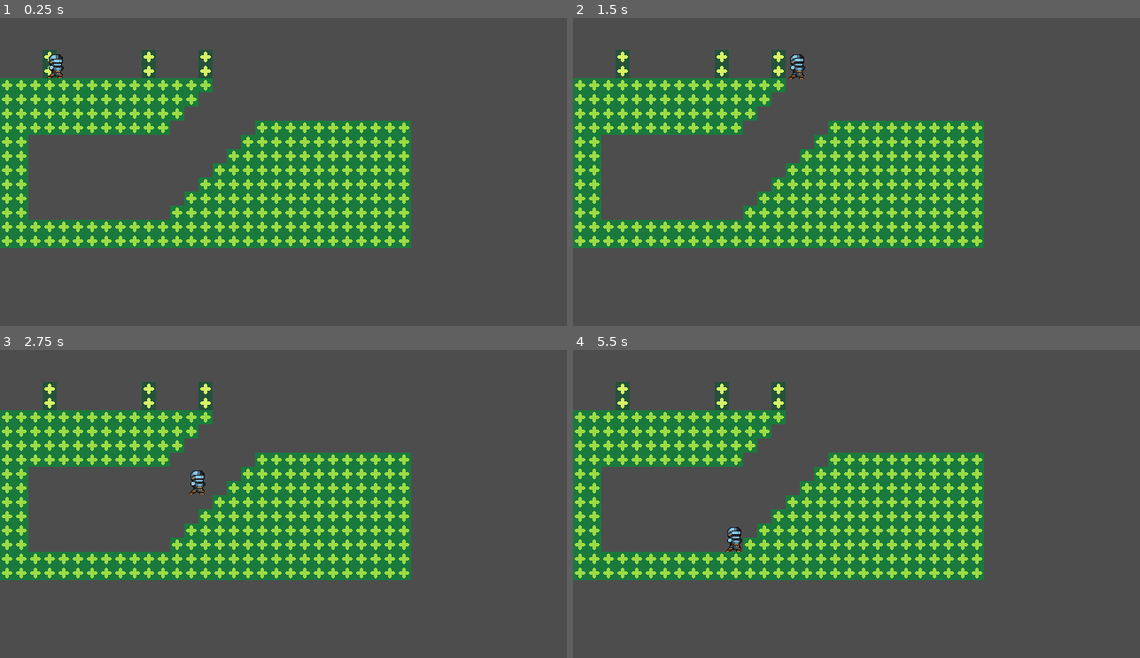
Above: before the commit, frames 1-4 (two rows, left to right).
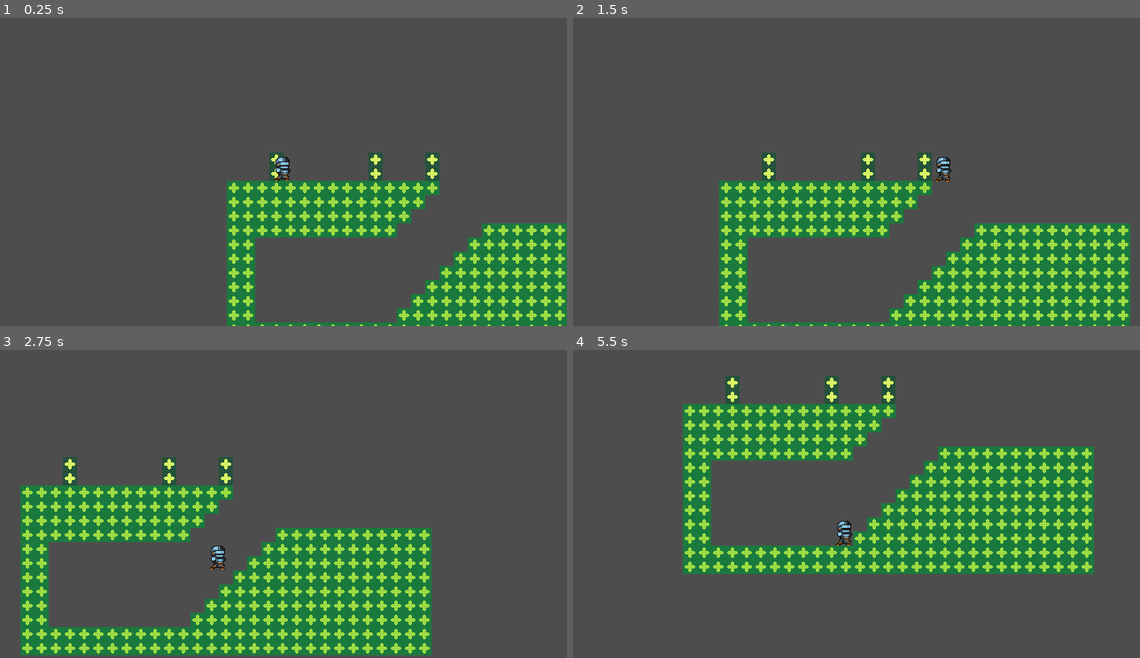
Above: after the commit, the same moments.

Repository: NullTheFool/Lesser-Knight
Game: Godot game, scene res://game.tscn
The game is run twice, just before and just after one commit, with the same random seed, the same clock (stepped at 60 frames per second) and the same inputs.
Inputs:
- Up to frame 1 (0.25 s): no input
- Up to frame 2 (1.5 s): tap Enter (ui_accept) at 0.5, 0.77 s; hold Right (ui_right) from 0.53 s (still down)
- Up to frame 3 (2.75 s): tap Enter (ui_accept) at 1.52 s; release Right (ui_right) at 2.03 s; hold Left (ui_left) from 2.03 s (still down)
- Up to frame 4 (5.5 s): release Left (ui_left) at 2.78 s; hold Right (ui_right) 2.78-4.28 s; tap Enter (ui_accept) at 3.02, 3.77, 4.52 s; hold Left (ui_left) 4.28-5.03 s; hold Right (ui_right) from 5.03 s (still down)

The runs differ from the first frame. In frame 1, 32% of the frame differs, in the area x 0-100%, y 10-100%; in frame 2, 37%; in frame 3, 44%, in the area x 0-77%, y 10-100%; in frame 4, 34%.

Commit message:
a

Diff:
--- a/levels/level.tscn
+++ b/levels/level.tscn
@@ -40,3 +40,12 @@
 
 [node name="Player" parent="." instance=ExtResource("1_qi6i0")]
 position = Vector2(64, 64)
+
+[node name="RemoteTransform2D" type="RemoteTransform2D" parent="Player"]
+remote_path = NodePath("../../Camera2D")
+
+[node name="Camera2D" type="Camera2D" parent="."]
+position = Vector2(64, 64)
+position_smoothing_enabled = true
+drag_horizontal_enabled = true
+drag_vertical_enabled = true
--- a/project.godot
+++ b/project.godot
@@ -23,6 +23,11 @@
 window/stretch/mode="canvas_items"
 window/stretch/aspect="expand"
 
+[editor]
+
+movie_writer/movie_file="/home/null/Videos/geimplei.avi"
+movie_writer/fps=30
+
 [rendering]
 
 textures/canvas_textures/default_texture_filter=0
